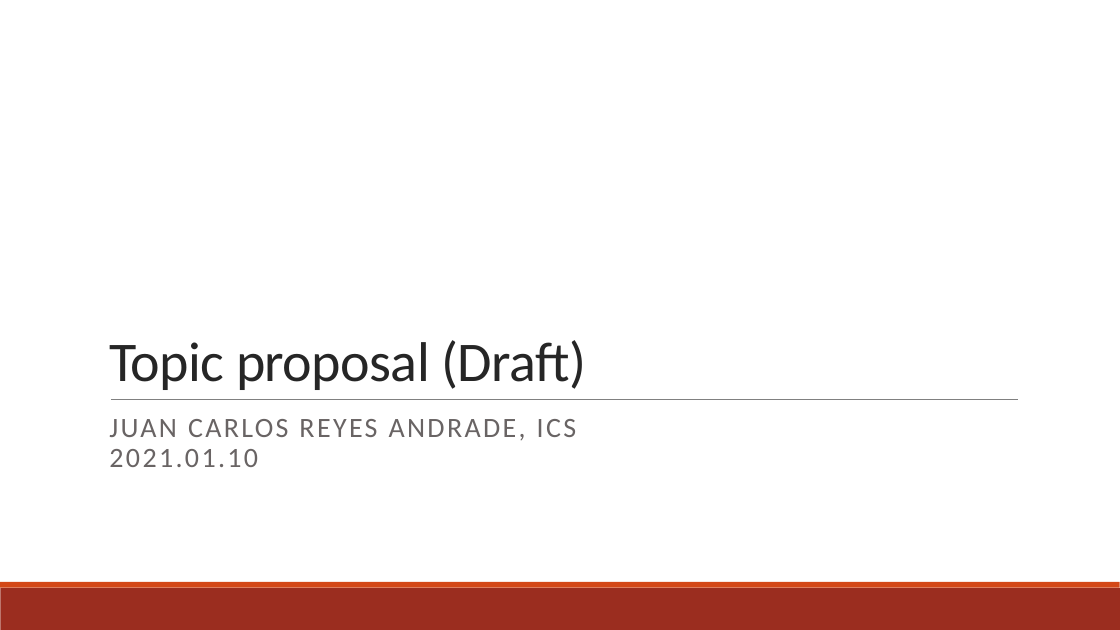
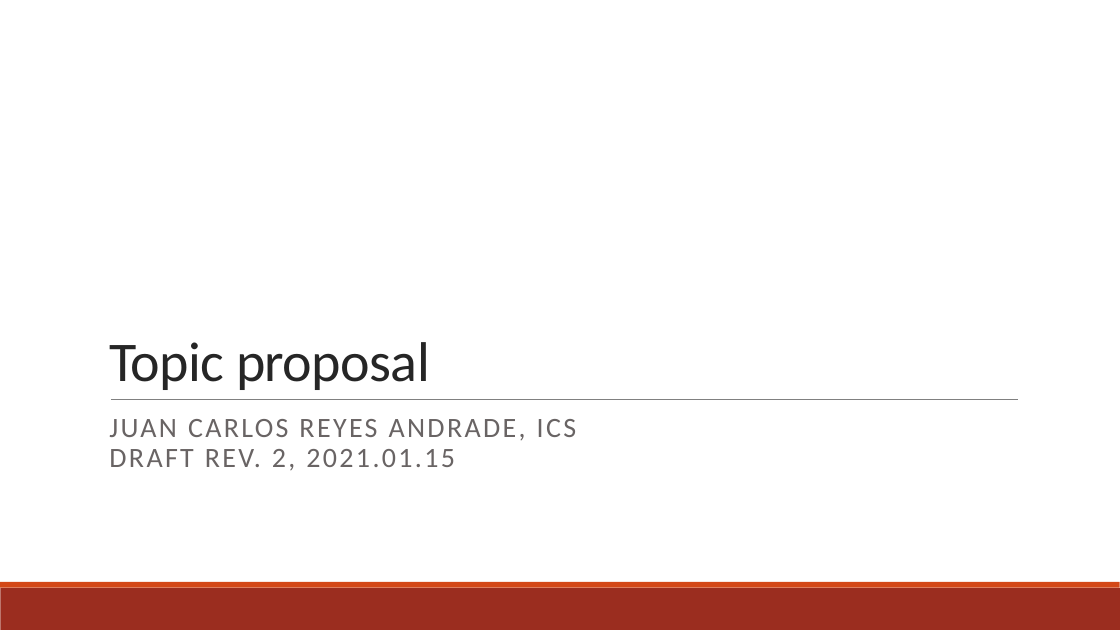
Before and after one commit to jreyesa0901/master_thesis, a slide deck: slide 1 of Resources/MA Proposal Reyes v2.pptx. Drawn at 1120x630 pixels with LibreOffice and Linux fonts; fonts in the diff are those of the drawing. Boxes give left, top, right and bottom in pixels: in the first picture for what was removed or moved away, otherwise in the second. Text is boxed around its words. In the diff, an @@ line names an element or a change of style, - is before the commit and + after.

```diff
--- a/Resources/MA Proposal Reyes v2.pptx
+++ b/Resources/MA Proposal Reyes v2.pptx
@@ title at (109, 342, 430, 390): text changed @@
-Topic proposal (Draft)
+Topic proposal
@@ subtitle at (109, 419, 576, 470): text changed @@
-JUAN CARLOS REYES ANDRADE, ICS
-2021.01.10
+JUAN CARLOS REYES ANDRADE, ICS
+DRAFT REV. 2, 2021.01.15
```
Also in this commit, not shown: 11 other slides changed, 1 slide added, 1 slide removed, 14 other files.
